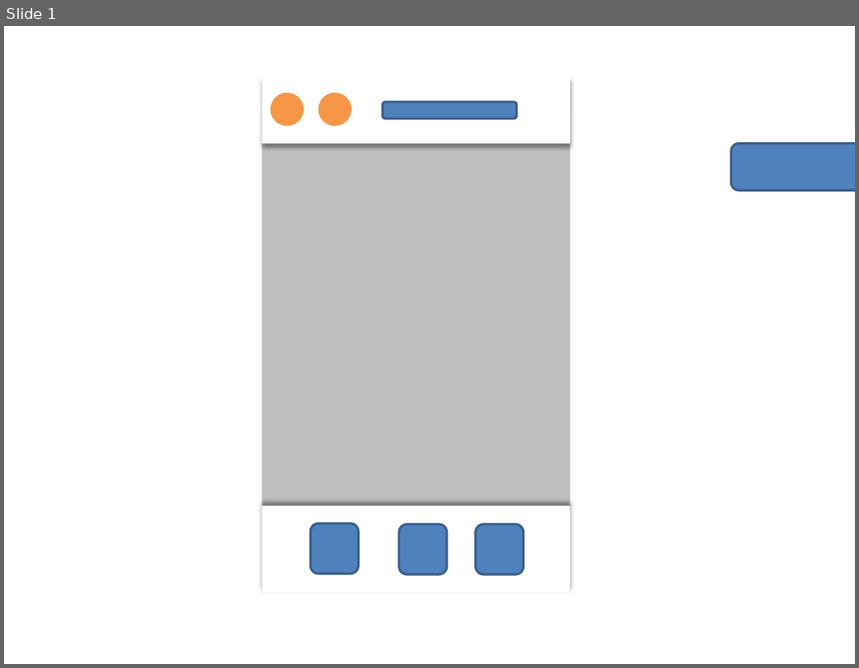
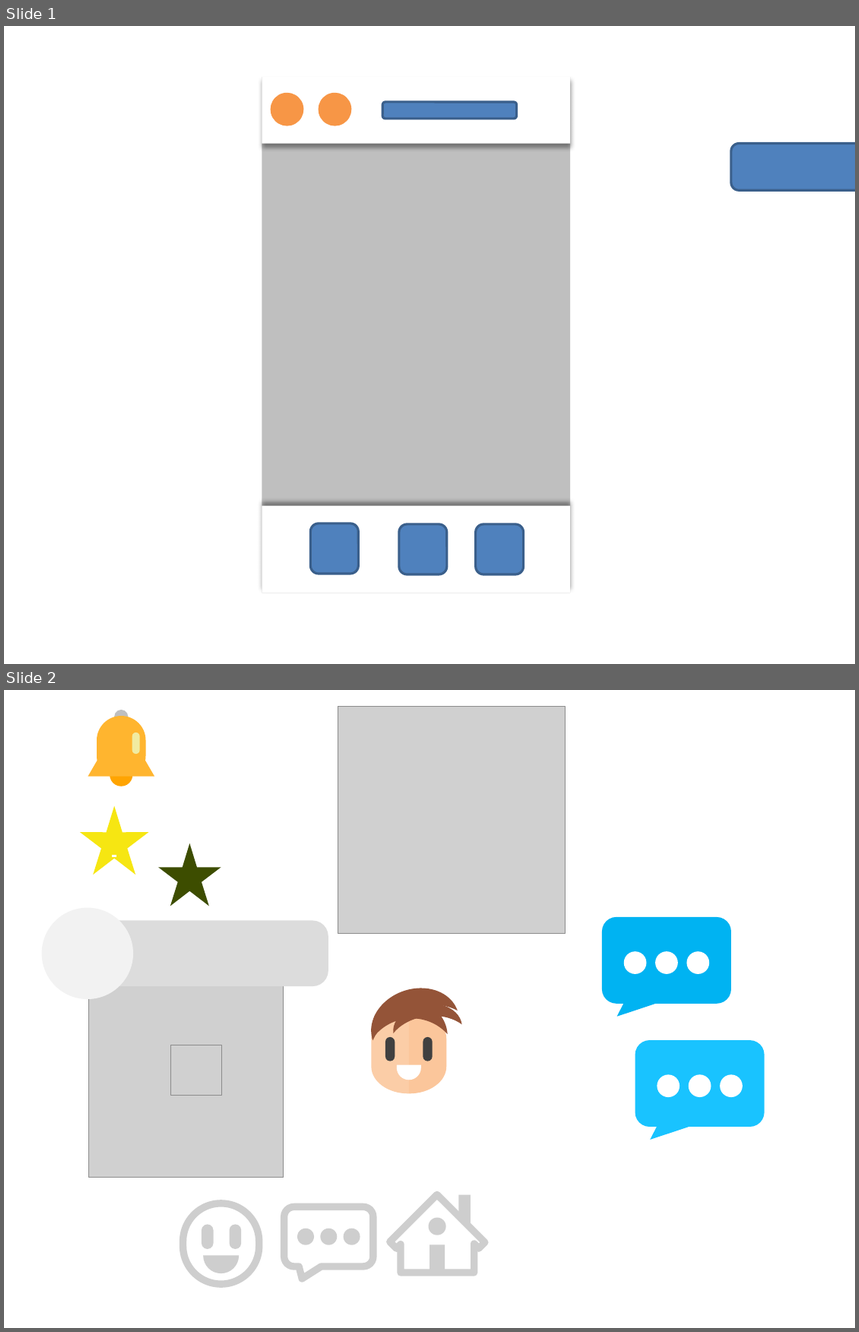
Before and after one commit to pedrogmo/projetopp2, a slide deck: slide/Icons.pptx. Shown one above the other, each under a label of ours: slide 1 before the commit, slides 1 and 2 after it. The pictures are 859x668 and 859x1332 pixels, drawn with LibreOffice and Linux fonts; fonts in the diff are those of the drawing; grey boxes stand for pictures. Boxes give left, top, right and bottom in pixels: in the first picture for what was removed or moved away, otherwise in the second. Text is boxed around its words. In the diff, an @@ line names an element or a change of style, - is before the commit and + after.

```diff
--- a/slide/Icons.pptx
+++ b/slide/Icons.pptx
@@ slide 2 added at [4,690,855,1328], background #FFFFFF @@
@@ picture added at [338,707,566,934] @@
@@ group added at [88,710,154,787]: 2 rounded rectangles, 1 ellipse, 1 freeform shape, 1 triangle @@
@@ star added at [80,806,148,875], fill #F6E612 @@
@@ star added at [158,844,221,906], fill #3D4D00 @@
@@ ellipse added at [41,908,133,1000], fill #F2F2F2 @@
@@ rounded rectangle added at [97,921,329,986], fill #DCDCDC @@
@@ group added at [602,917,732,1004]: 3 ellipses, 1 rounded speech box @@
@@ picture added at [89,974,284,1178] @@
@@ group added at [361,977,462,1094]: 3 freeform shapes, 3 moons, 2 rounded rectangles @@
@@ picture added at [171,1045,221,1095] @@
@@ group added at [636,1040,765,1128]: 3 ellipses, 1 rounded speech box @@
@@ group added at [284,1208,373,1267]: 3 ellipses, 1 rounded speech box @@
@@ group added at [183,1203,259,1284]: 3 rounded rectangles, 1 freeform shape @@
@@ group added at [379,1195,494,1310]: 2 freeform shapes, 1 ellipse, 1 rectangle @@
```
Also in this commit, not shown: 1 other slide added, 1 slide removed, 7 other files.
